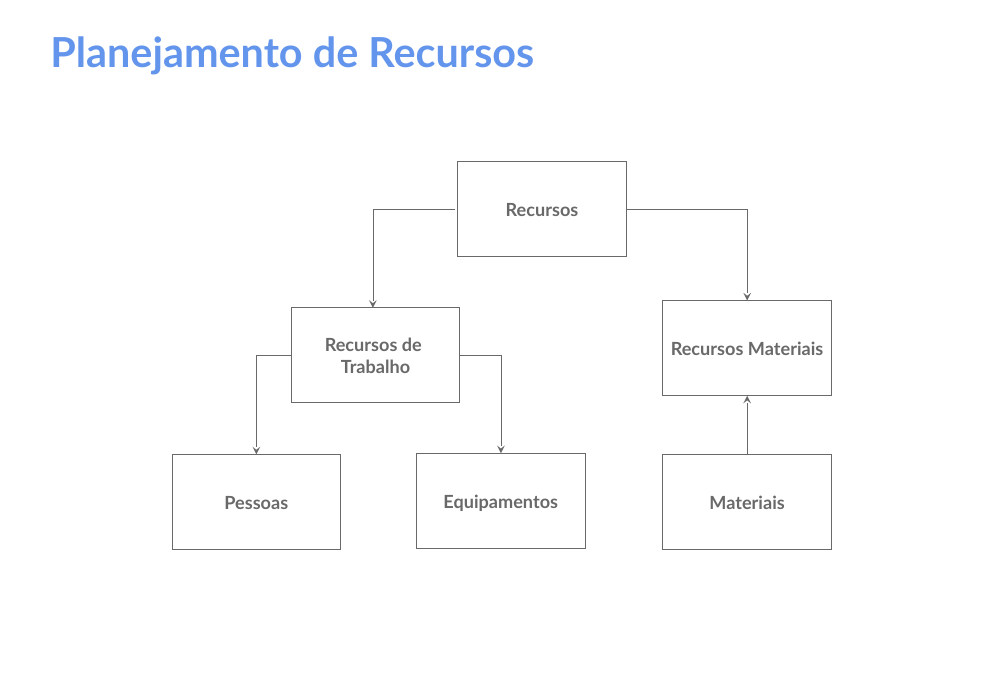
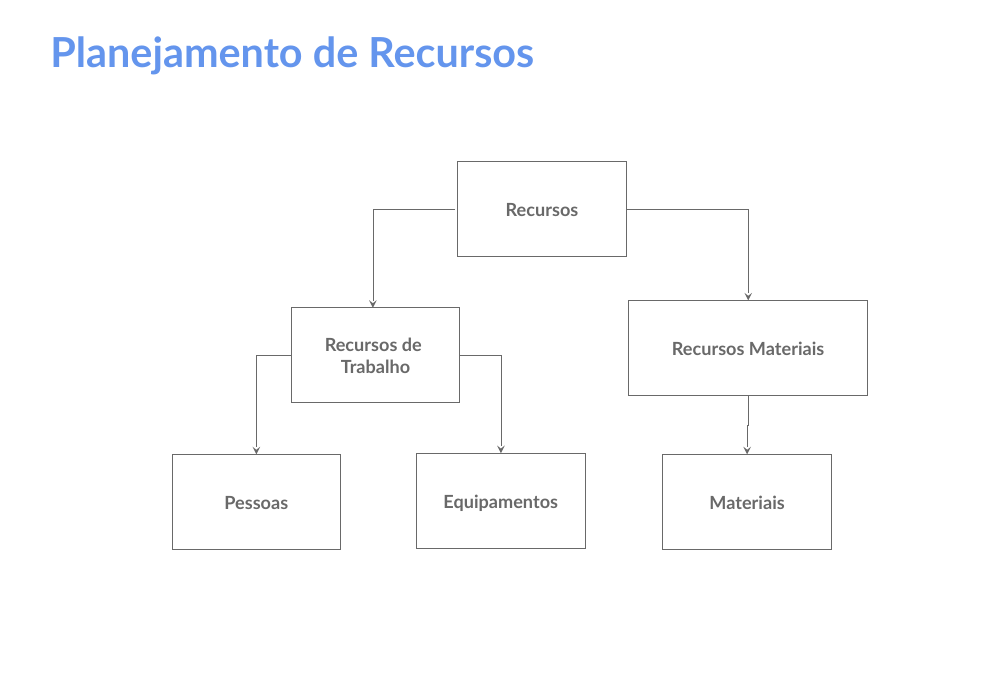
Before and after one commit to gomesluiz/gestao-de-projetos, a slide deck: slide 46 of aulas/project-aula-02.odp (slide 45 before the commit). Drawn at 1008x698 pixels with LibreOffice and Linux fonts; fonts in the diff are those of the drawing. Boxes give left, top, right and bottom in pixels: in the first picture for what was removed or moved away, otherwise in the second. Text is boxed around its words. In the diff, an @@ line names an element or a change of style, - is before the commit and + after.

```diff
--- a/aulas/project-aula-02.odp
+++ b/aulas/project-aula-02.odp
@@ elbow arrow (626, 208) - (748, 300): route changed @@
@@ rectangle "Recursos Materiais": place and size @@
-rectangle "Recursos Materiais" at bbox=[663, 300, 831, 395]
+rectangle "Recursos Materiais" at bbox=[629, 300, 868, 395]
@@ elbow arrow moved from (747, 454) - (747, 395) to (748, 395) - (747, 454) @@
```
Also in this commit, not shown: 32 other slides changed, 1 slide added, 44 other files.
